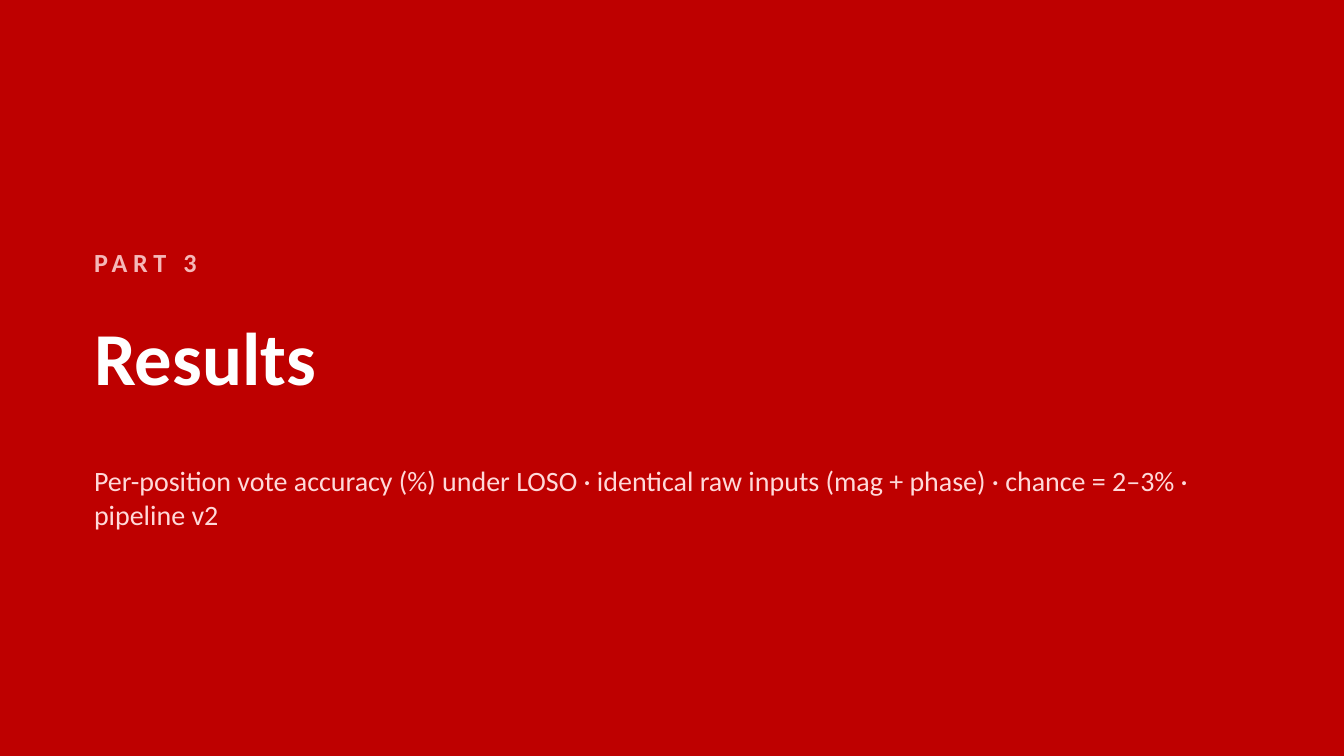
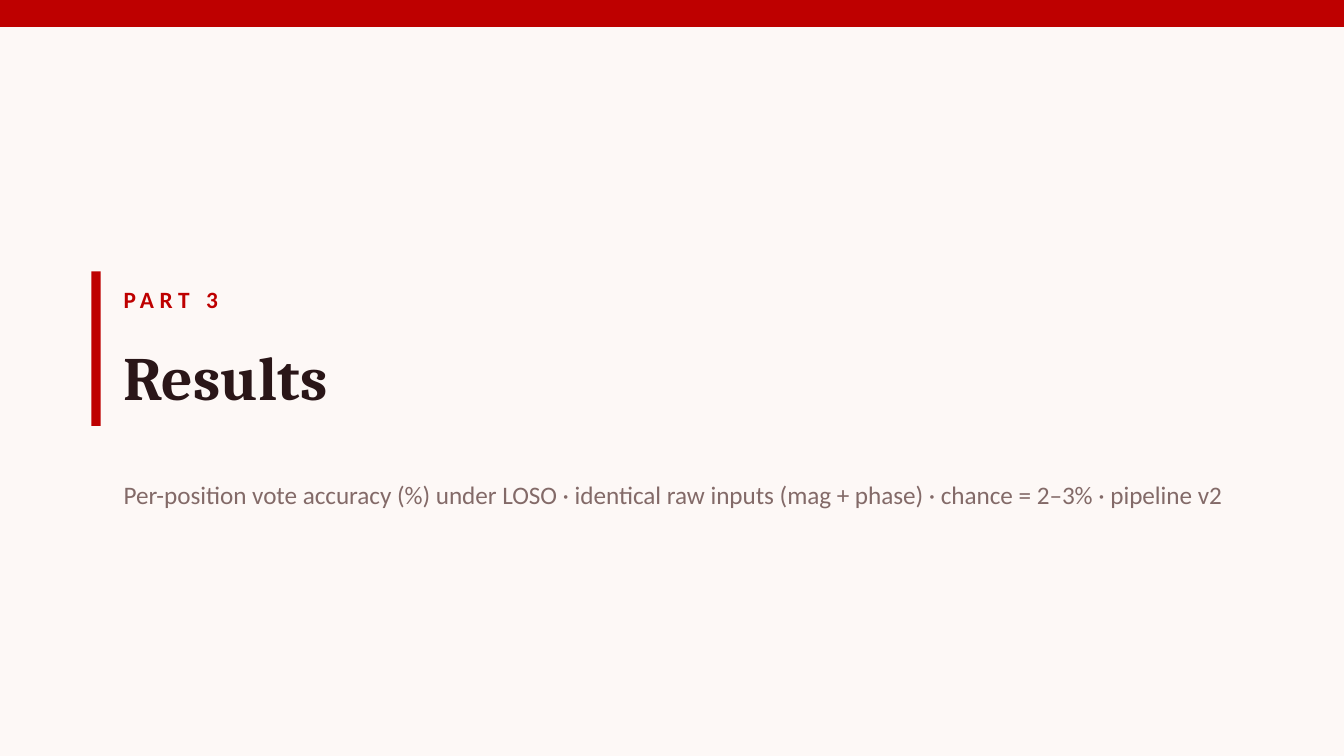
Before and after one commit to pmart1534/microwave-phantom-localization-cnn-mlp, a slide deck: slide 15 of presentation/CNN_vs_MLP_Comparison_v2_noMeanSub.pptx. Drawn at 1344x756 pixels with LibreOffice and Linux fonts; fonts in the diff are those of the drawing. Boxes give left, top, right and bottom in pixels: in the first picture for what was removed or moved away, otherwise in the second. Text is boxed around its words. In the diff, an @@ line names an element or a change of style, - is before the commit and + after.

```diff
--- a/presentation/CNN_vs_MLP_Comparison_v2_noMeanSub.pptx
+++ b/presentation/CNN_vs_MLP_Comparison_v2_noMeanSub.pptx
@@ background #BE0000 to #FDF8F6 @@
@@ rectangle added at (x1=0, y1=0, x2=1344, y2=27), fill #BE0000 @@
@@ rectangle added at (x1=91, y1=271, x2=101, y2=426), fill #BE0000 @@
@@ text "PART 3" moved from (x1=183, y1=255, x2=196, y2=272) to (x1=206, y1=292, x2=218, y2=308) @@
@@ text "PART 3" at (x1=206, y1=292, x2=218, y2=308): size 14 to 12.5 pt, text colour #F5B8B8 to #BE0000 @@
@@ text "Results" moved from (x1=94, y1=332, x2=316, y2=386) to (x1=124, y1=357, x2=328, y2=401) @@
@@ text "Results" at (x1=124, y1=357, x2=328, y2=401): size 40 to 33 pt, font Calibri to Cambria, text colour #FFFFFF to #2A1618 @@
@@ text "Per-position vote accuracy (%) under ..." moved from (x1=94, y1=470, x2=1174, y2=530) to (x1=124, y1=486, x2=1222, y2=509) @@
@@ text "Per-position vote accuracy (%) under ..." at (x1=124, y1=486, x2=1222, y2=509): size 15 to 13.5 pt, text colour #FFD9D9 to #836A68 @@
```
Also in this commit, not shown: 31 other slides changed, 41 other files.
